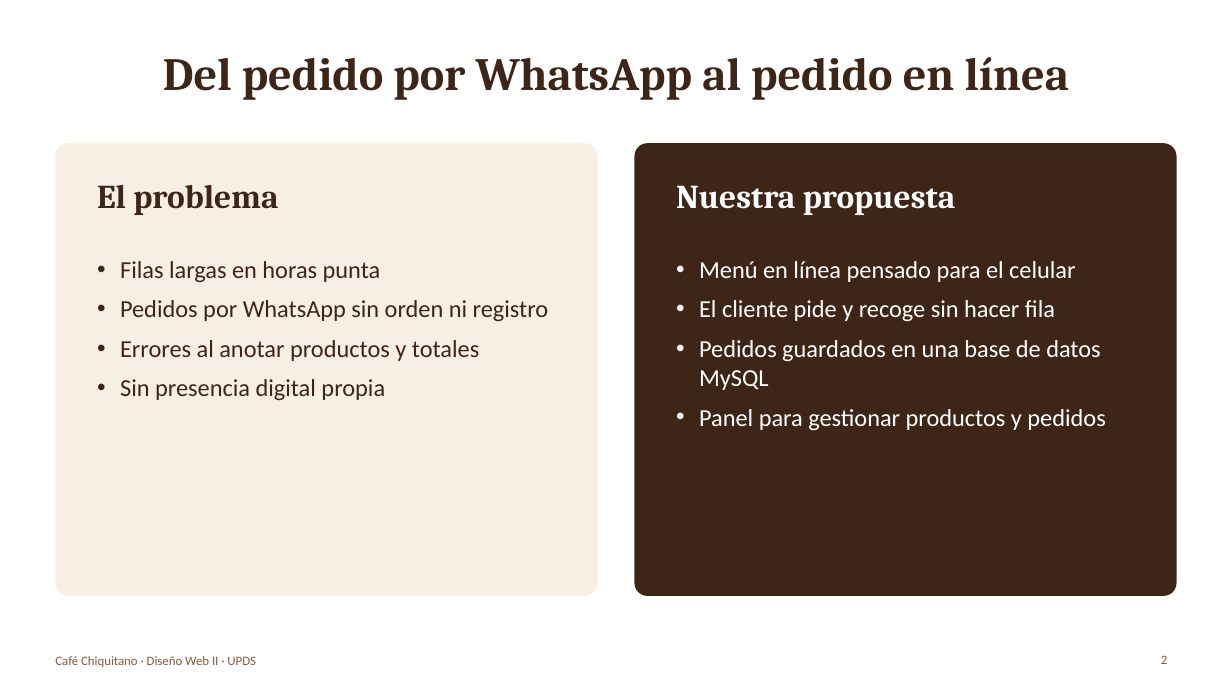
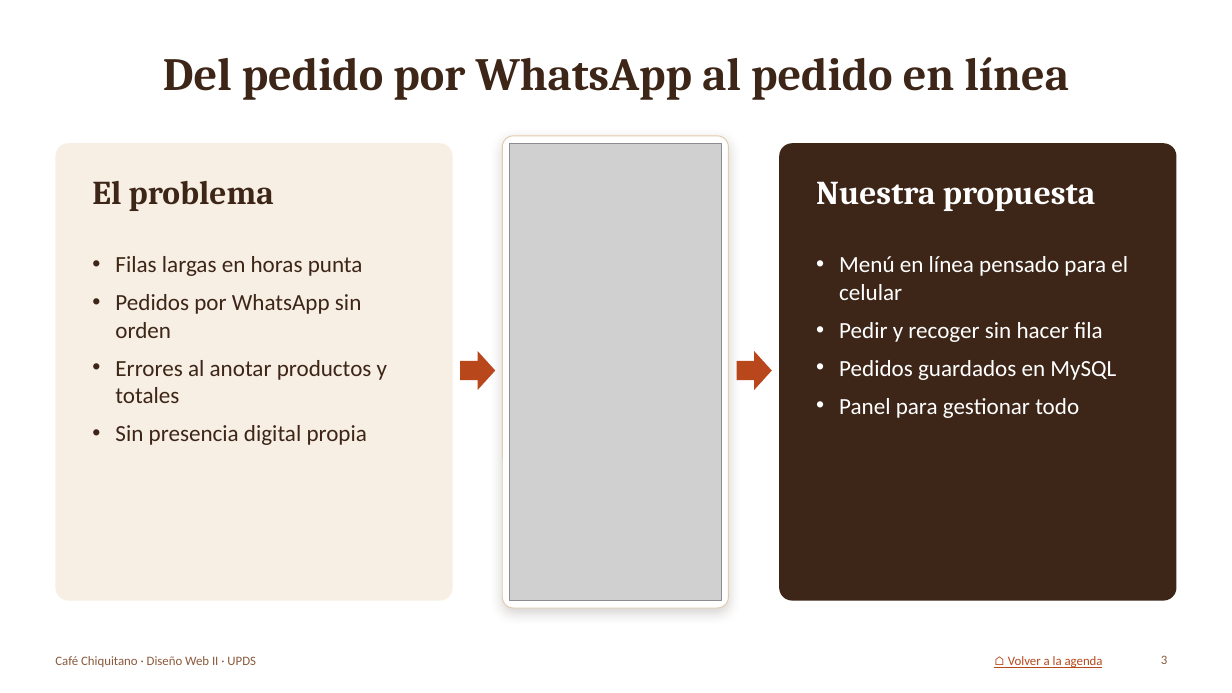
Before and after one commit to lixinrodriguez1-eng/mercado-justo-cruceno, a slide deck: slide 3 of informe/Presentacion_Cafe_Chiquitano.pptx (slide 2 before the commit). Drawn at 1232x693 pixels with LibreOffice and Linux fonts; fonts in the diff are those of the drawing; grey boxes stand for pictures; background and template pictures are left out. Boxes give left, top, right and bottom in pixels: in the first picture for what was removed or moved away, otherwise in the second. Text is boxed around its words. In the diff, an @@ line names an element or a change of style, - is before the commit and + after.

```diff
--- a/informe/Presentacion_Cafe_Chiquitano.pptx
+++ b/informe/Presentacion_Cafe_Chiquitano.pptx
@@ rounded rectangle at (55,143,453,601): proportions changed @@
@@ rounded rectangle: place and size @@
-rounded rectangle at (55,143,598,596)
+rounded rectangle at (55,143,453,601)
@@ rounded rectangle added at (503,136,729,608), fill #FFFFFF, outline #E3CBAB 0.75 pt @@
@@ picture added at (510,143,722,601) @@
@@ rounded rectangle: place and size @@
-rounded rectangle at (635,143,1177,596)
+rounded rectangle at (779,143,1177,601)
@@ rounded rectangle at (779,143,1177,601): proportions changed @@
@@ text "El problema": place and size @@
-text "El problema" at (97,185,278,215)
+text "El problema" at (92,181,274,211)
@@ text "Nuestra propuesta": place and size @@
-text "Nuestra propuesta" at (676,185,956,215)
+text "Nuestra propuesta" at (816,181,1096,211)
@@ text at (115,256,387,445): size 19 to 18 pt in "Filas largas en horas punta", "Errores al anotar productos y totales", "Sin presencia digital propia" @@
@@ text "Menú en línea pensado para ...": place and size @@
-text "Menú en línea pensado para ..." at (699,261,1105,430)
+text "Menú en línea pensado para ..." at (839,256,1128,418)
@@ text at (839,256,1128,300): size 19 to 18 pt in "Menú en línea pensado para el celular" @@
@@ text at (115,294,361,338): text changed; size 19 to 18 pt @@
-• Pedidos por WhatsApp sin orden ni registro
+• Pedidos por WhatsApp sin orden
@@ text at (839,322,1116,418): text changed; size 19 to 18 pt @@
-• El cliente pide y recoge sin hacer fila
-• Pedidos guardados en una base de datos MySQL
-• Panel para gestionar productos y pedidos
+• Pedir y recoger sin hacer fila
+• Pedidos guardados en MySQL
+• Panel para gestionar todo
@@ right arrow added at (460,351,495,390), fill #B9471C @@
@@ right arrow added at (737,351,772,390), fill #B9471C @@
@@ text added at (1008,656,1103,668), 10 pt, text #B9471C, underline @@
+⌂ Volver a la agenda
@@ page number at (1161,655,1167,664): text changed @@
-2
+3
```
Also in this commit, not shown: 16 other slides changed, 1 slide added, 14 other files.
